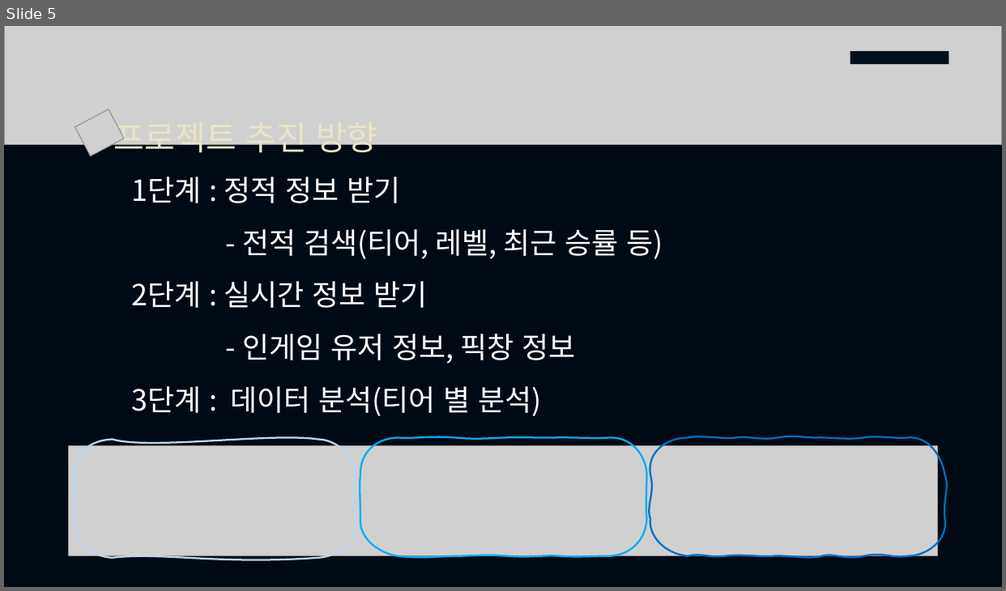
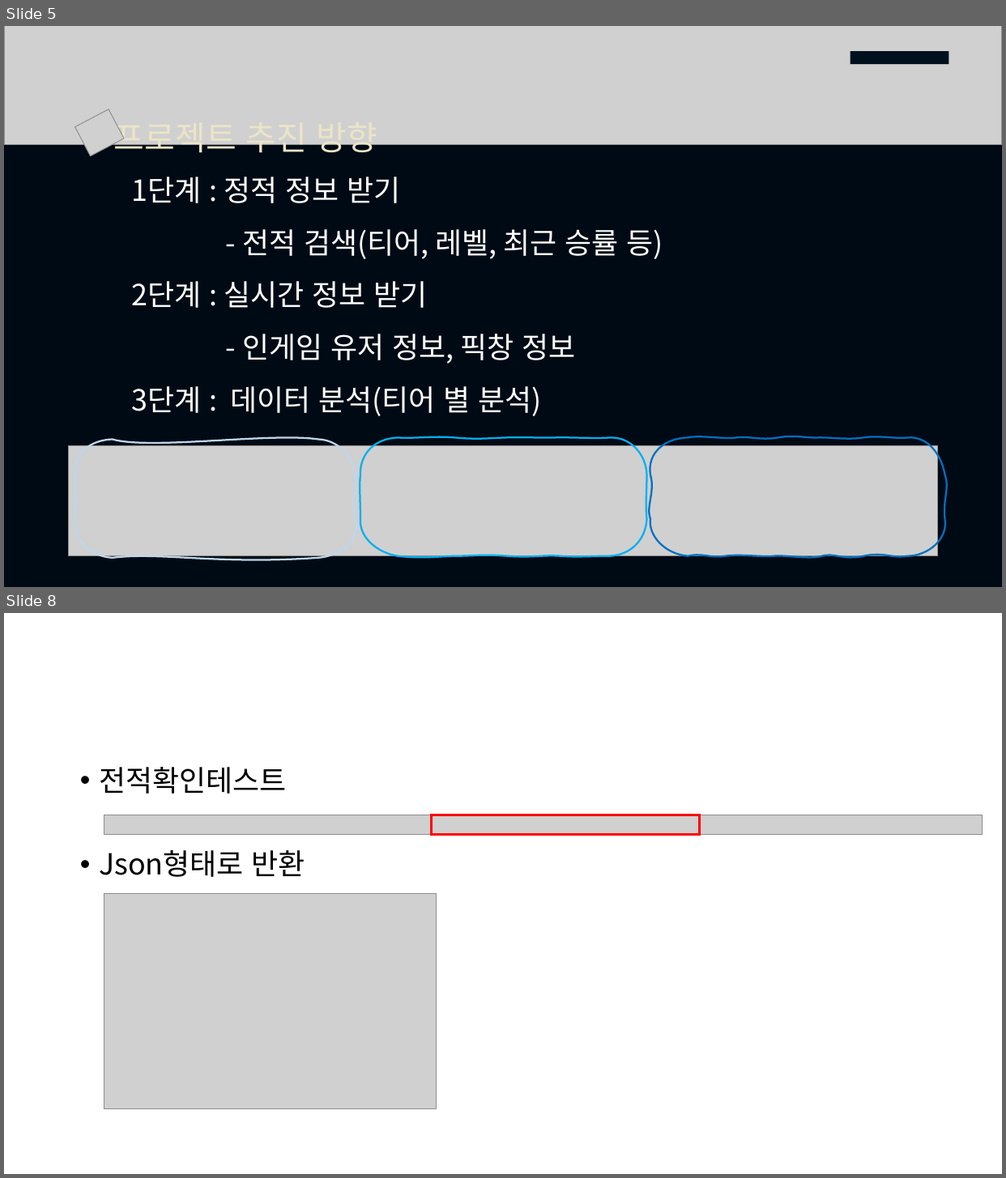
Before and after one commit to jinho-github/LOL-API-Statistics, a slide deck: lol.pptx. Shown one above the other, each under a label of ours: slide 5 before the commit, slides 5 and 8 after it; the slides between them are not shown. The pictures are 1006x591 and 1006x1178 pixels, drawn with LibreOffice and Linux fonts; fonts in the diff are those of the drawing; grey boxes stand for pictures. Boxes give left, top, right and bottom in pixels: in the first picture for what was removed or moved away, otherwise in the second. Text is boxed around its words. In the diff, an @@ line names an element or a change of style, - is before the commit and + after.

```diff
--- a/lol.pptx
+++ b/lol.pptx
@@ slide 8 added at [4, 613, 1002, 1174], background #FFFFFF @@
@@ text added at [99, 767, 305, 877], 28 pt, text #000000 @@
+• 전적확인테스트
+• Json형태로 반환
@@ picture added at [104, 815, 982, 835] @@
@@ rectangle added at [431, 815, 700, 835], outline #FF0000 2.25 pt @@
@@ picture added at [104, 894, 436, 1110] @@
```
Also in this commit, not shown: 3 slides changed, 1 other slide added.
